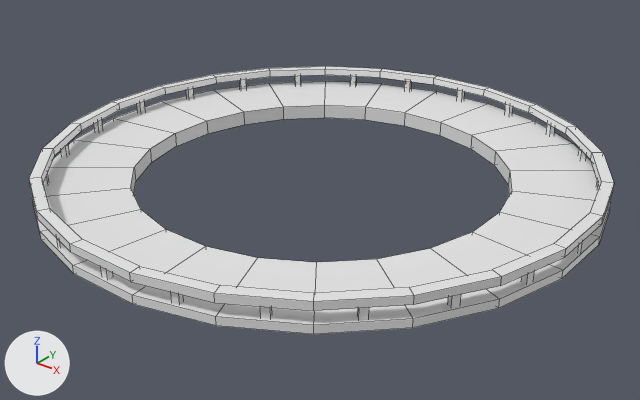
An edit to the FBX model Assets/3D Models/Ruins/Ruin_TowerBalcony2.fbx, drawn before and after from the same camera.
Before and after are seen from a camera (50 mm lens) standing at (101.9, -40.1, 41.6) and looking at (70.5, -0.8, 17.3). Arrows for +X, +Y and +Z are at lower left; the lights stay in place. Mesh edges are drawn as thin lines. Where no turn or scale is listed for an object, it has been applied to the vertices.

The older version as bpy lines, for what is in view:
```python
me_cylinder_003 = bpy.data.meshes.new('Cylinder.003')
me_cylinder_003.from_pydata(...)  # 384 vertices, 288 faces; spans x -17.4..17.4, y -17.4..17.4, z -1.0..1.3
me_cylinder_003.materials.append(mat_ruins)  # its picture is missing
ob_ruin_towerbalcony2 = bpy.data.objects.new('Ruin_TowerBalcony2', me_cylinder_003)
ob_ruin_towerbalcony2.location = (70.0, 0.0, 19.0)
```
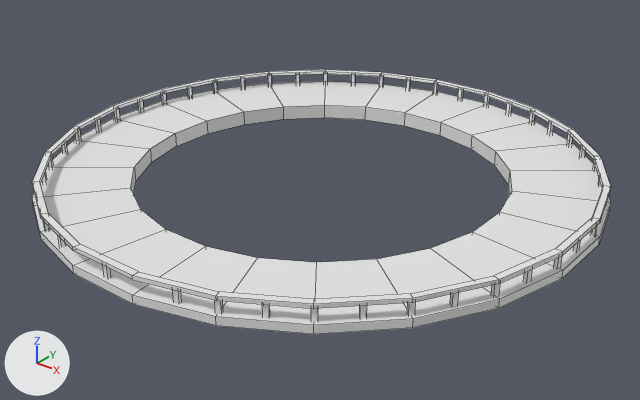
Where the change shows, as pixel boxes (x1, y1, x2, y2) in the pictures (640 x 400 px; the box of a moved part takes in the faces that stretch with it):
'Ruin_TowerBalcony2', reshaped: before (29, 66, 614, 334); after (32, 70, 611, 334)
part 1 of me_cylinder_003, added: after (311, 308, 318, 322)
part 2 of me_cylinder_003, added: after (491, 283, 500, 298)
part 3 of me_cylinder_003, added: after (590, 225, 597, 237)
part 4 of me_cylinder_003, added: after (529, 112, 535, 123)
part 5 of me_cylinder_003, added: after (433, 83, 438, 93)
part 6 of me_cylinder_003, added: after (213, 82, 218, 92)
part 7 of me_cylinder_003, added: after (114, 109, 120, 120)
part 8 of me_cylinder_003, added: after (75, 130, 81, 141)
part 9 of me_cylinder_003, added: after (407, 302, 415, 316)
part 10 of me_cylinder_003, added: after (553, 256, 562, 269)
part 11 of me_cylinder_003, added: after (566, 134, 572, 145)
part 12 of me_cylinder_003, added: after (483, 95, 489, 106)
part 13 of me_cylinder_003, added: after (267, 76, 272, 85)
part 14 of me_cylinder_003, added: after (161, 93, 166, 103)
part 15 of me_cylinder_003, added: after (214, 300, 223, 314)
part 16 of me_cylinder_003, moved or reshaped: before (29, 66, 614, 320); after (32, 70, 611, 319)

The change, as a diff of the scene's bpy script:
```diff
--- a/Assets/3D Models/Ruins/Ruin_TowerBalcony2.fbx.py
+++ b/Assets/3D Models/Ruins/Ruin_TowerBalcony2.fbx.py
@@ me_cylinder_003 @@
-me_cylinder_003.from_pydata(...)  # 384 vertices, 288 faces; spans x -17.4..17.4, y -17.4..17.4, z -1.0..1.3
+me_cylinder_003.from_pydata(...)  # 560 vertices, 376 faces; spans x -17.4..17.4, y -17.4..17.4, z -1.0..1.0
+# me_cylinder_003 part 1: the loose piece of 8 vertices spanning x 14.5..15.0, y -8.8..-8.2, z -0.2..0.9 is copied, and the copy is moved by (-4.3, -5.1, 0.0); it spans x 10.2..10.6, y -13.8..-13.4, z -0.2..0.9
+# me_cylinder_003 part 2: the loose piece of 8 vertices spanning x 16.2..16.6, y -4.7..-4.1, z -0.2..0.9 is copied, and the copy is scaled about its middle by (-0.623, -0.669, 1.01), then moved by (-0.6, -2.1, 0.0); it spans x 15.7..16.0, y -6.7..-6.4, z -0.2..0.9
+# me_cylinder_003 part 3: the loose piece of 8 vertices spanning x 16.8..17.2, y -0.2..0.2, z -0.2..0.9 is copied, and the copy is scaled about its middle by (0.598, 0.683, 1.01), then moved by (0.0, 2.2, 0.0); it spans x 16.9..17.1, y 2.1..2.4, z -0.2..0.9
+# me_cylinder_003 part 4: the loose piece of 8 vertices spanning x -0.2..0.2, y 16.8..17.2, z -0.2..0.9 is copied, and the copy is scaled about its middle by (0.637, 0.557, 1.01), then moved by (6.6, -1.2, 0.0); it spans x 6.4..6.7, y 15.7..16.0, z -0.2..0.9
+# me_cylinder_003 part 5: the loose piece of 8 vertices spanning x -0.2..0.2, y 16.8..17.2, z -0.2..0.9 is copied, and the copy is scaled about its middle by (0.683, 0.598, 1.01), then moved by (-2.2, 0.0, 0.0); it spans x -2.4..-2.1, y 16.9..17.1, z -0.2..0.9
+# me_cylinder_003 part 6: the loose piece of 8 vertices spanning x -16.6..-16.2, y 4.1..4.7, z -0.2..0.9 is copied, and the copy is scaled about its middle by (0.623, 0.669, 1.01), then moved by (0.6, 2.2, 0.0); it spans x -16.0..-15.7, y 6.4..6.7, z -0.2..0.9
+# me_cylinder_003 part 7: the loose piece of 8 vertices spanning x -17.2..-16.8, y -0.2..0.2, z -0.2..0.9 is copied, and the copy is scaled about its middle by (0.598, 0.683, 1.01), then moved by (0.0, -2.2, 0.0); it spans x -17.1..-16.9, y -2.4..-2.1, z -0.2..0.9
+# me_cylinder_003 part 8: the loose piece of 8 vertices spanning x -15.0..-14.5, y -8.8..-8.2, z -0.2..0.9 is copied, and the copy is scaled about its middle by (-0.603, -0.688, 1.01), then moved by (-1.1, 2.0, 0.0); it spans x -16.0..-15.7, y -6.7..-6.4, z -0.2..0.9
+# me_cylinder_003 part 9: the loose piece of 8 vertices spanning x 8.2..8.8, y -15.0..-14.5, z -0.2..0.9 is copied, and the copy is moved by (5.1, 4.3, 0.0); it spans x 13.4..13.8, y -10.6..-10.2, z -0.2..0.9
+# me_cylinder_003 part 10: the loose piece of 8 vertices spanning x 16.8..17.2, y -0.2..0.2, z -0.2..0.9 is copied, and the copy is scaled about its middle by (0.598, 0.683, 1.01), then moved by (0.0, -2.2, 0.0); it spans x 16.9..17.1, y -2.4..-2.1, z -0.2..0.9
+# me_cylinder_003 part 11: the loose piece of 8 vertices spanning x 14.5..15.0, y 8.2..8.8, z -0.2..0.9 is copied, and the copy is moved by (-4.3, 5.1, 0.0); it spans x 10.2..10.6, y 13.4..13.8, z -0.2..0.9
+# me_cylinder_003 part 12: the loose piece of 8 vertices spanning x -0.2..0.2, y 16.8..17.2, z -0.2..0.9 is copied, and the copy is scaled about its middle by (0.683, 0.598, 1.01), then moved by (2.2, 0.0, 0.0); it spans x 2.1..2.4, y 16.9..17.1, z -0.2..0.9
+# me_cylinder_003 part 13: the loose piece of 8 vertices spanning x -8.8..-8.2, y 14.5..15.0, z -0.2..0.9 is copied, and the copy is moved by (-5.1, -4.3, 0.0); it spans x -13.8..-13.4, y 10.2..10.6, z -0.2..0.9
+# me_cylinder_003 part 14: the loose piece of 8 vertices spanning x -17.2..-16.8, y -0.2..0.2, z -0.2..0.9 is copied, and the copy is scaled about its middle by (0.598, 0.683, 1.01), then moved by (0.0, 2.2, 0.0); it spans x -17.1..-16.9, y 2.1..2.4, z -0.2..0.9
+# me_cylinder_003 part 15: the loose piece of 8 vertices spanning x 4.1..4.7, y -16.6..-16.2, z -0.2..0.9 is copied, and the copy is scaled about its middle by (0.669, 0.623, 1.01), then moved by (2.2, 0.6, 0.0); it spans x 6.4..6.7, y -16.0..-15.7, z -0.2..0.9
+# me_cylinder_003 part 16: 288 vertices moved from x -17.4..17.4, y -17.4..17.4, z -0.2..1.3 to x -17.2..17.2, y -17.2..17.2, z -0.2..1.0
 me_cylinder_003.materials.append(mat_ruins)
```
